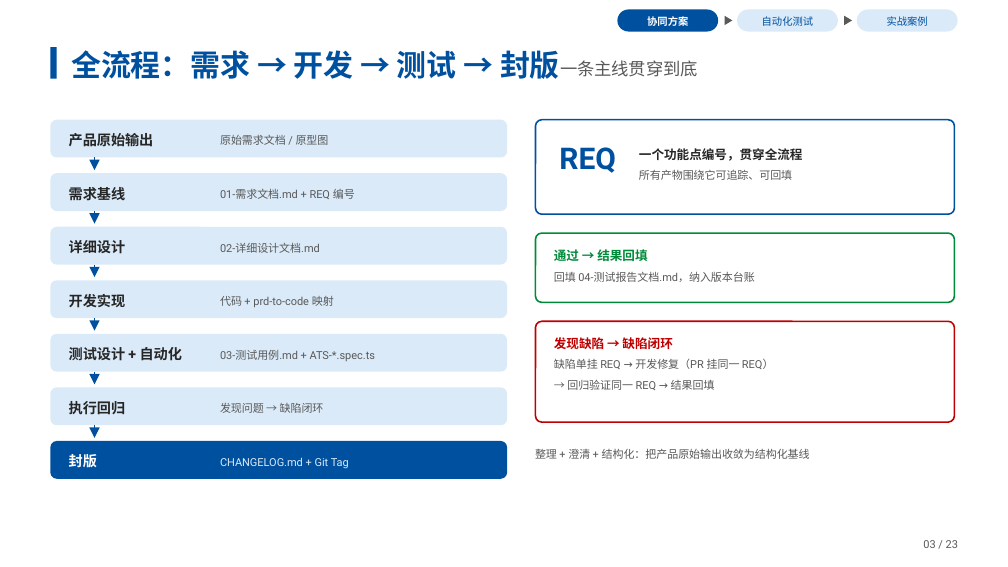
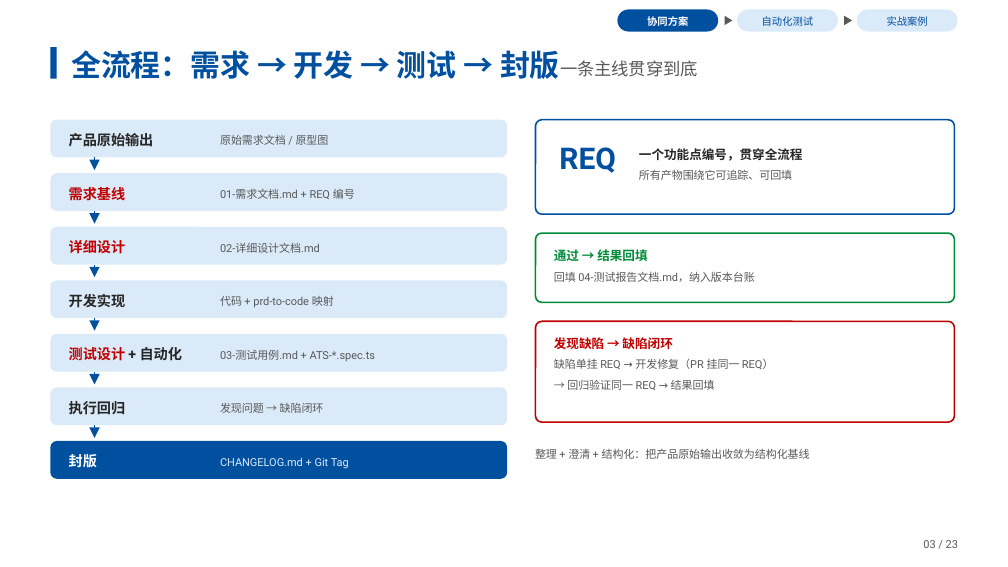
Before and after one commit to songsunny00/AIauto, a slide deck: slide 4 of docs/宋焕莲-AI赋能：需求开发到自动化测试.pptx. Drawn at 1008x567 pixels with LibreOffice and Linux fonts; fonts in the diff are those of the drawing. Boxes give left, top, right and bottom in pixels: in the first picture for what was removed or moved away, otherwise in the second. Text is boxed around its words. In the diff, an @@ line names an element or a change of style, - is before the commit and + after.

```diff
--- a/docs/宋焕莲-AI赋能：需求开发到自动化测试.pptx
+++ b/docs/宋焕莲-AI赋能：需求开发到自动化测试.pptx
@@ text "需求基线" at (69,187,125,200): text colour #262626 to #C00000 @@
@@ text "详细设计" at (69,240,125,254): text colour #262626 to #C00000 @@
@@ text "测试设计 + 自动化" at (69,347,182,361): text colour #262626 to #C00000 in "测试设计" @@
```
Also in this commit, not shown: 2 other slides changed, 1 other file.
